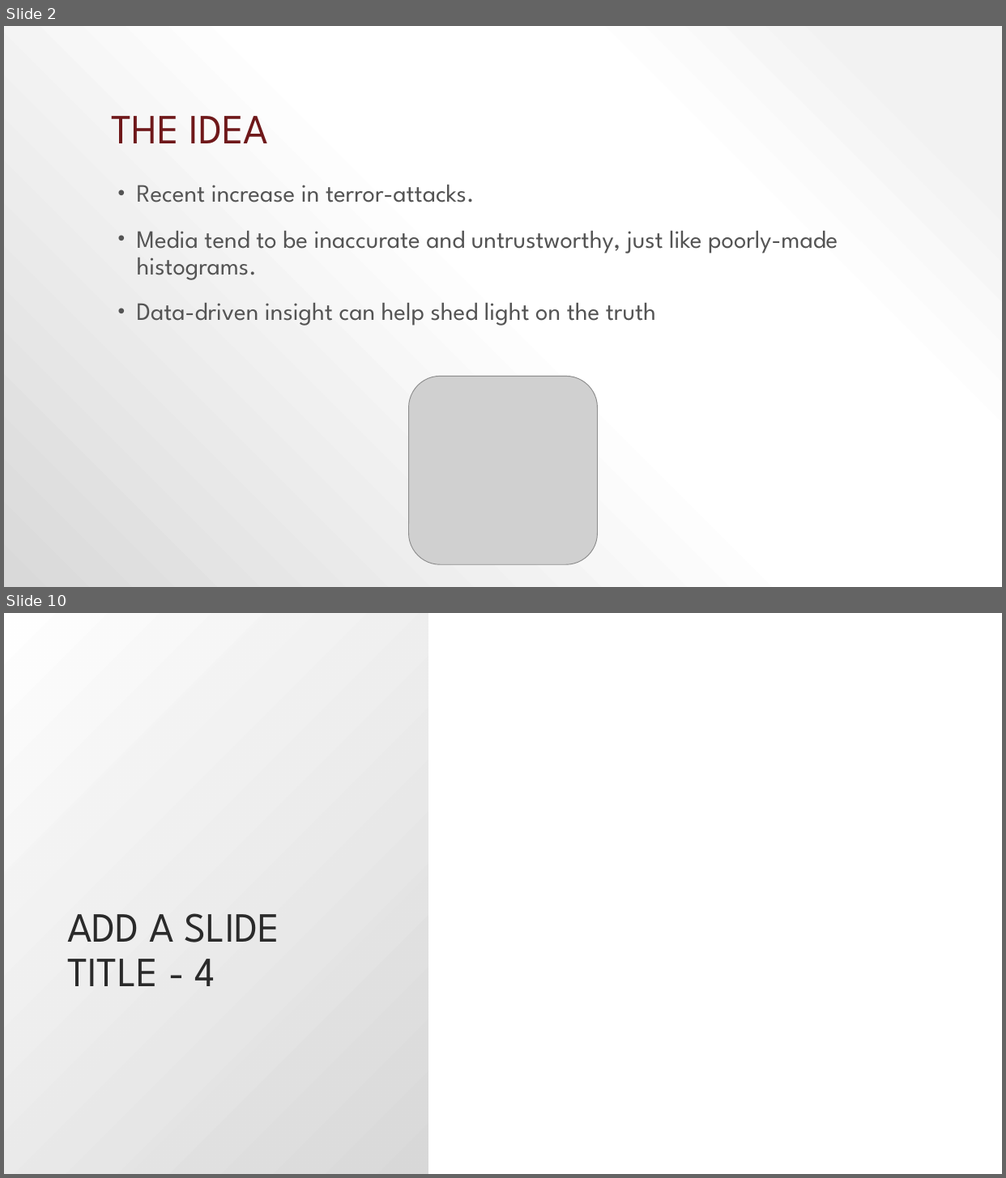
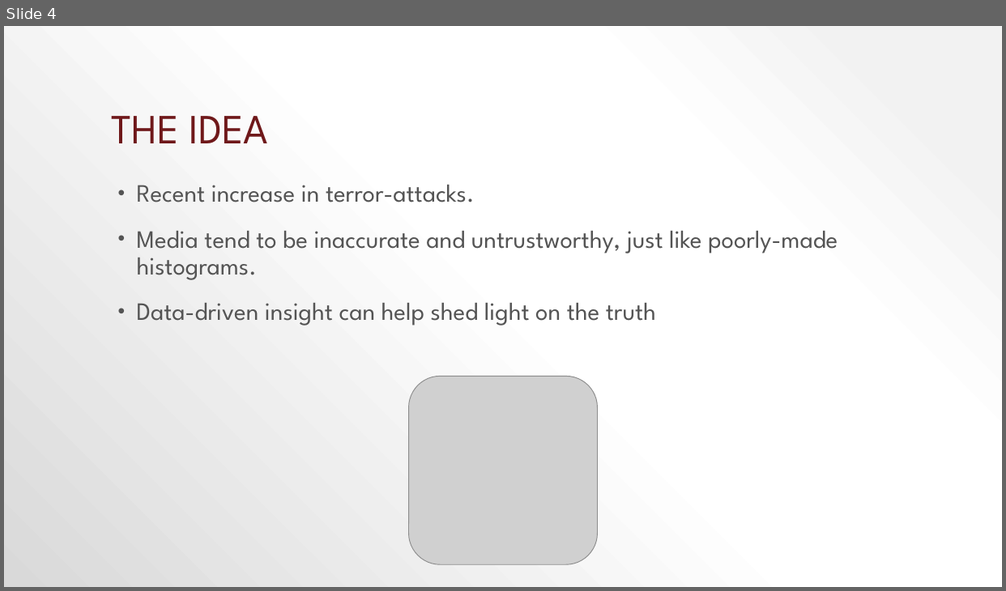
Before and after one commit to Senbyo/socialDataCourse, a slide deck: Final_Project/Terrorism in europe.pptx. Shown one above the other, each under a label of ours: slides 2 and 10 before the commit, slide 4 after it; the slides between them are not shown. The pictures are 1006x1178 and 1006x591 pixels, drawn with LibreOffice and Linux fonts; fonts in the diff are those of the drawing; grey boxes stand for pictures. Boxes give left, top, right and bottom in pixels: in the first picture for what was removed or moved away, otherwise in the second. Text is boxed around its words. In the diff, an @@ line names an element or a change of style, - is before the commit and + after.

```diff
--- a/Final_Project/Terrorism in europe.pptx
+++ b/Final_Project/Terrorism in europe.pptx
@@ slide 10 removed at (4,613,1002,1174), background #FFFFFF @@
@@ rectangle removed at (4,613,428,1174) @@
@@ title removed at (67,914,280,986) @@
-ADD A SLIDE TITLE - 4
@@ what was slide 2 is now slide 4 @@
```
Also in this commit, not shown: 1 slide changed, 23 slides added, 8 other slides removed, 1 other file.
